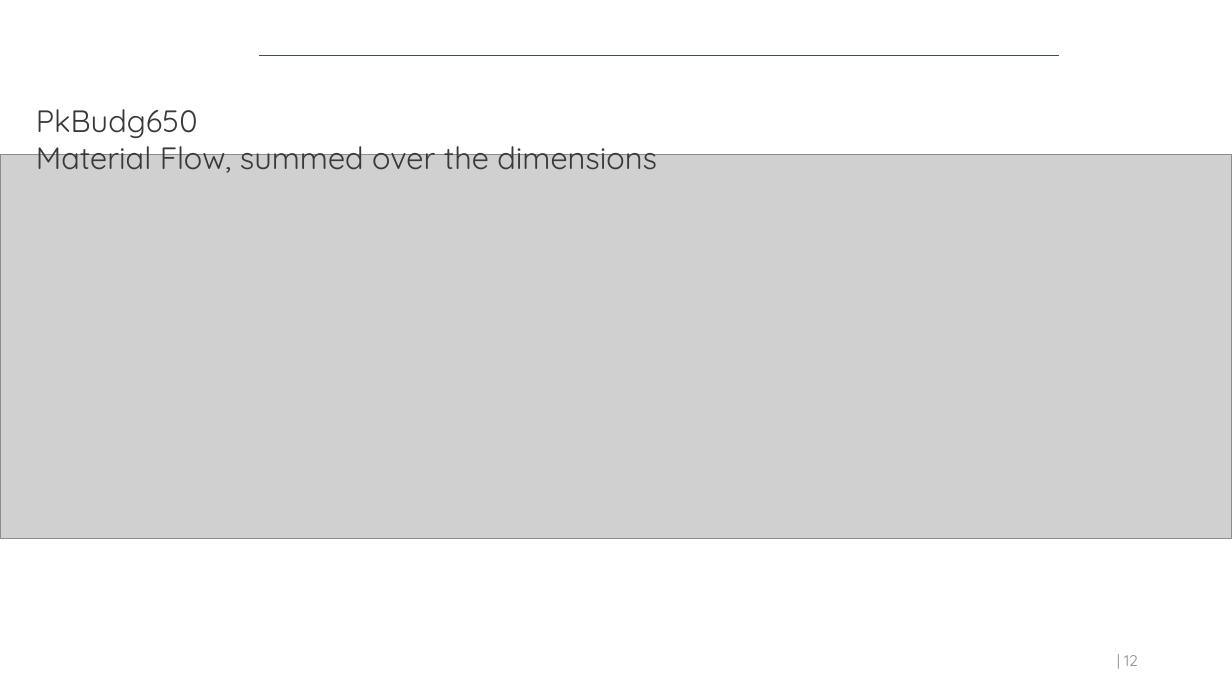
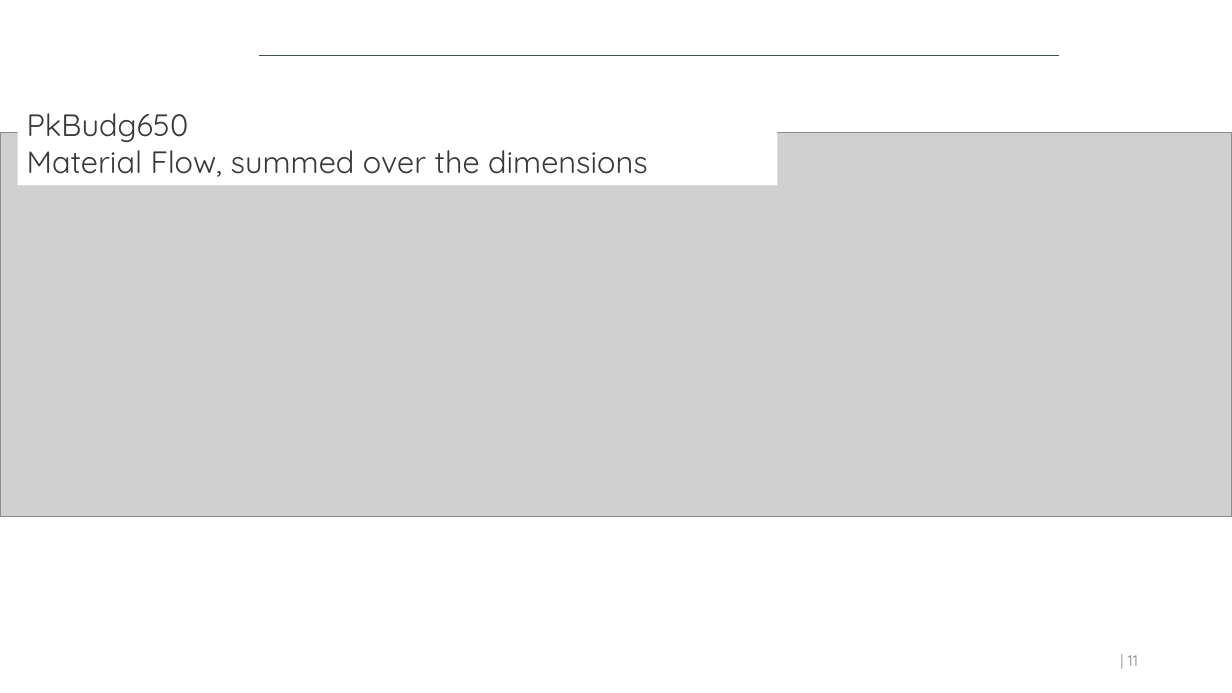
Before and after one commit to isabelapi/PAW_MFA_LCA_2025, a slide deck: slide 11 of presentation/dds_autumn_school_2025_paw_presentation_14-11-2025.pptx (slide 12 before the commit). Drawn at 1232x693 pixels with LibreOffice and Linux fonts; fonts in the diff are those of the drawing; grey boxes stand for pictures; background and template pictures are left out. Boxes give left, top, right and bottom in pixels: in the first picture for what was removed or moved away, otherwise in the second. Text is boxed around its words. In the diff, an @@ line names an element or a change of style, - is before the commit and + after.

Commit message:
Updated MFA picture

```diff
--- a/presentation/dds_autumn_school_2025_paw_presentation_14-11-2025.pptx
+++ b/presentation/dds_autumn_school_2025_paw_presentation_14-11-2025.pptx
@@ rectangle "PkBudg650": place and size @@
-rectangle "PkBudg650" at bbox=[36, 109, 657, 173]
+rectangle "PkBudg650" at bbox=[18, 102, 777, 186]
@@ rectangle "PkBudg650" at bbox=[18, 102, 777, 186]: fill none to #FFFFFF @@
@@ picture: place and size @@
-picture at bbox=[0, 154, 1232, 539]
+picture at bbox=[0, 132, 1232, 517]
@@ page number at bbox=[1128, 655, 1138, 666]: text changed @@
-| 12
+| 11
```
Also in this commit, not shown: 5 other slides changed, 1 slide removed.
